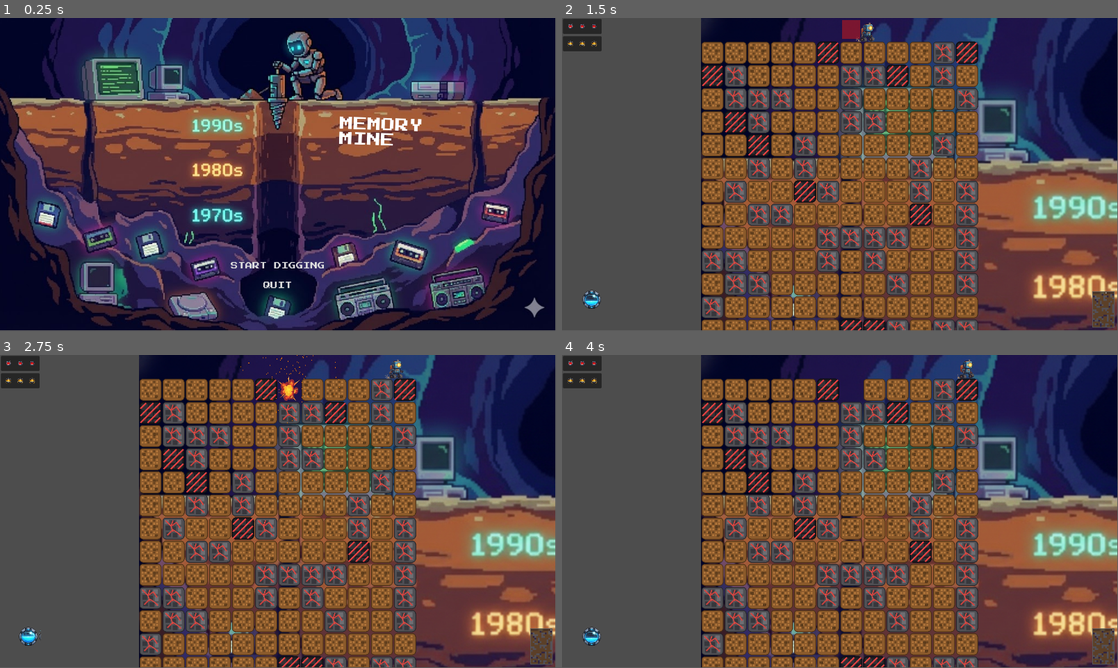
Above: before the commit, frames 1-4 (two rows, left to right).
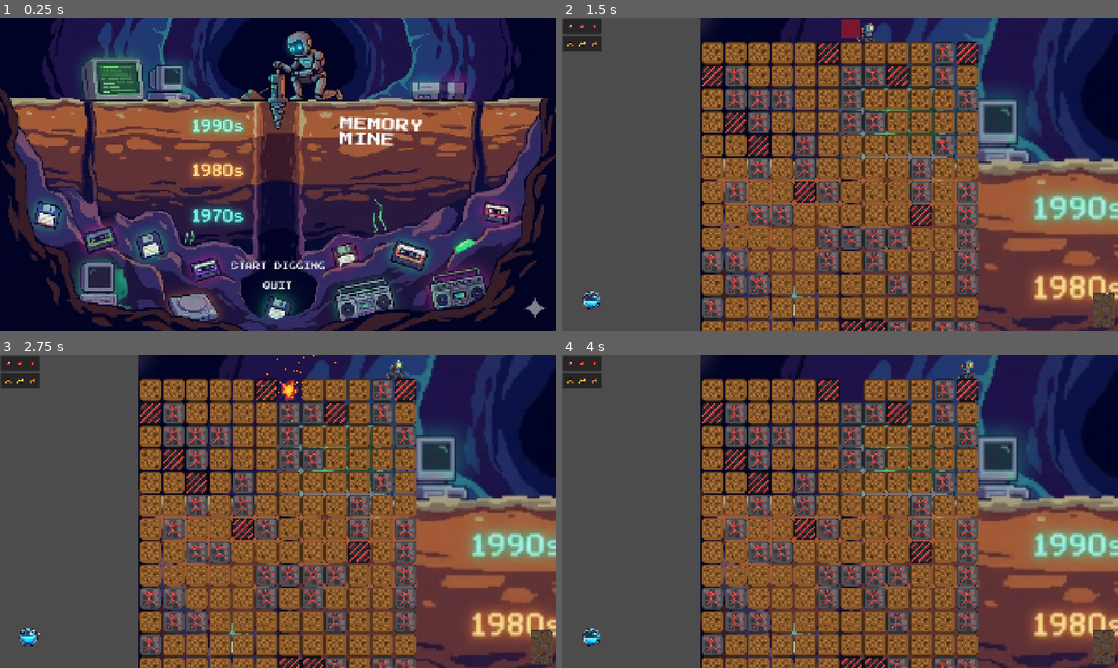
Above: after the commit, the same moments.

Repository: dongzhang2077/memory_dining
Game: Godot game, scene res://main_menu/MainMenu.tscn
Same seed, same stepped clock (60 frames per second), same inputs: the game is played once before the commit and once after it.
Inputs (mouse positions are in pixels of both pictures, inside the frame that each line leads up to):
- Up to frame 1 (0.25 s): no input
- Up to frame 2 (1.5 s): click "START DIGGING" at 0.5 s; tap Enter at 1.25 s; move the mouse to (962, 158) at 1.27 s; hold Right (move_right) from 1.28 s (still down); tap B (bomb) at 1.35 s; click (962, 158) at 1.42 s
- Up to frame 3 (2.75 s): keep holding Right (move_right); tap Up (move_up) at 1.52, 2.27 s; move the mouse to (166, 527) at 2.02 s; tap Space (dig) at 2.1 s
- Up to frame 4 (4 s): move the mouse to (895, 442) at 2.77 s; release Right (move_right) at 2.78 s; hold Left (move_left) 2.78-3.53 s; tap E (scan) at 2.85 s; move the mouse to (812, 574) at 3.52 s; hold Right (move_right) from 3.53 s (still down); click (812, 574) at 3.6 s; tap Up (move_up) at 3.77 s
In our replay, the window is 799x449 before the commit and 800x450 after it. These sizes can differ from the game's own. Grey fills any space a smaller window leaves; there, only what the larger window draws over its background counts as a difference.

The runs differ from the first frame. In frame 1, 9.5% of the frame differs, in the area x 0-100%, y 0-100%; in frame 2, 16%; in frame 3, 16%; in frame 4, 16%.

Commit message:
resolution rate

Diff:
--- a/project.godot
+++ b/project.godot
@@ -23,6 +23,9 @@
 
 window/size/viewport_width=1920
 window/size/viewport_height=1080
+window/size/mode=2
+window/stretch/mode="canvas_items"
+window/stretch/aspect="keep"
 
 [editor_plugins]
 
@@ -42,3 +45,4 @@
 [rendering]
 
 rendering_device/driver.windows="d3d12"
+viewport/hdr_2d=true
Not shown, changed: proposal.md
